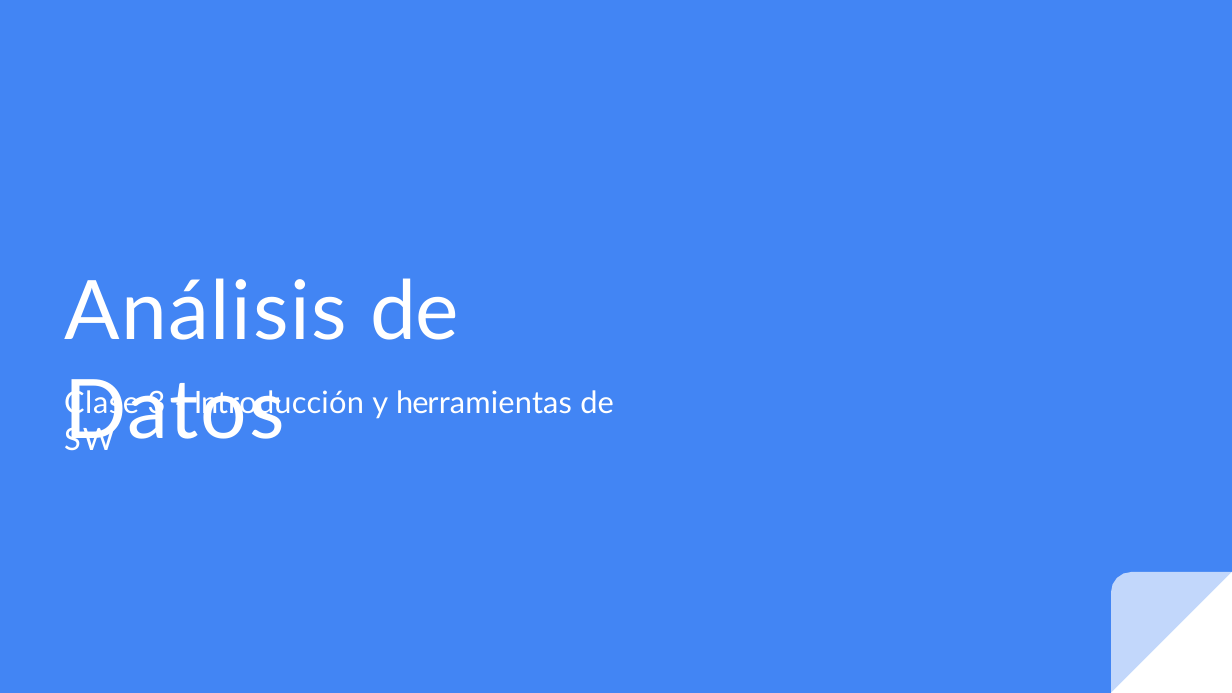
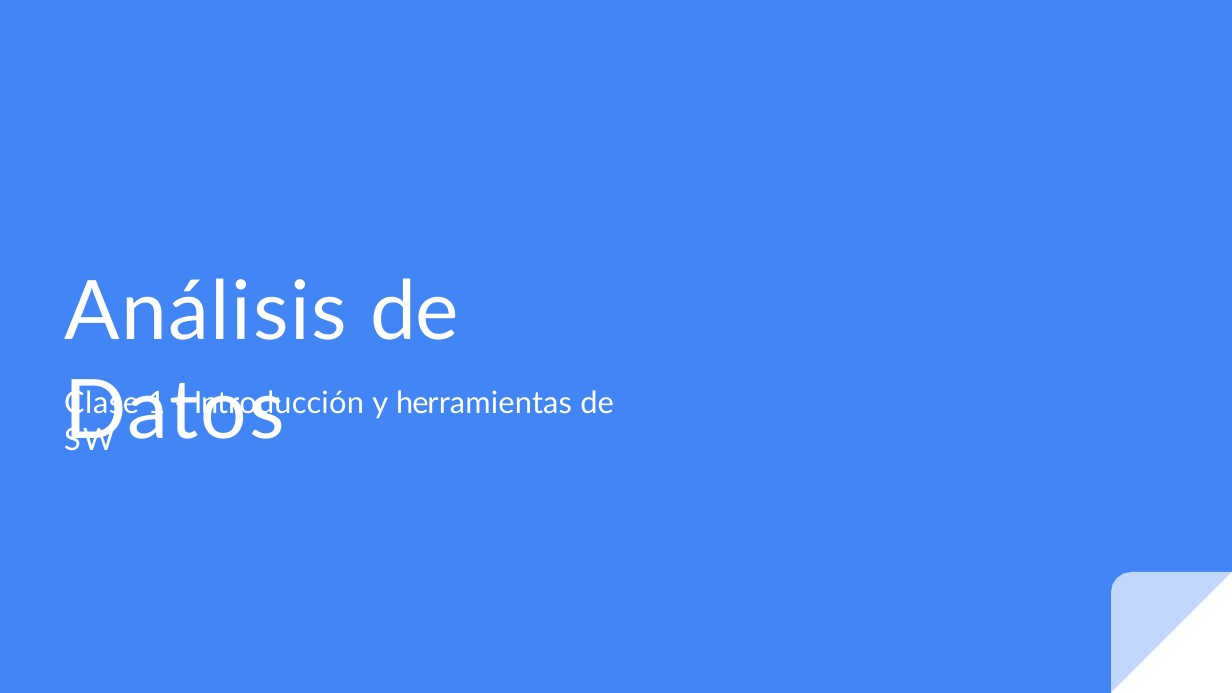
Before and after one commit to rpazos98/CEIA_Analisis_de_datos, a slide deck: slide 1 of clase_1/Clase1.pptx. Drawn at 1232x693 pixels with LibreOffice and Linux fonts; fonts in the diff are those of the drawing. Boxes give left, top, right and bottom in pixels: in the first picture for what was removed or moved away, otherwise in the second. Text is boxed around its words. In the diff, an @@ line names an element or a change of style, - is before the commit and + after.

Commit message:
Agrego primera clase modificada

```diff
--- a/clase_1/Clase1.pptx
+++ b/clase_1/Clase1.pptx
@@ text at [64, 387, 614, 450]: text changed @@
-Clase 3 - Introducción y herramientas de SW
+Clase 1 - Introducción y herramientas de SW
```
Also in this commit, not shown: 1 other slide changed, 1 other file.
